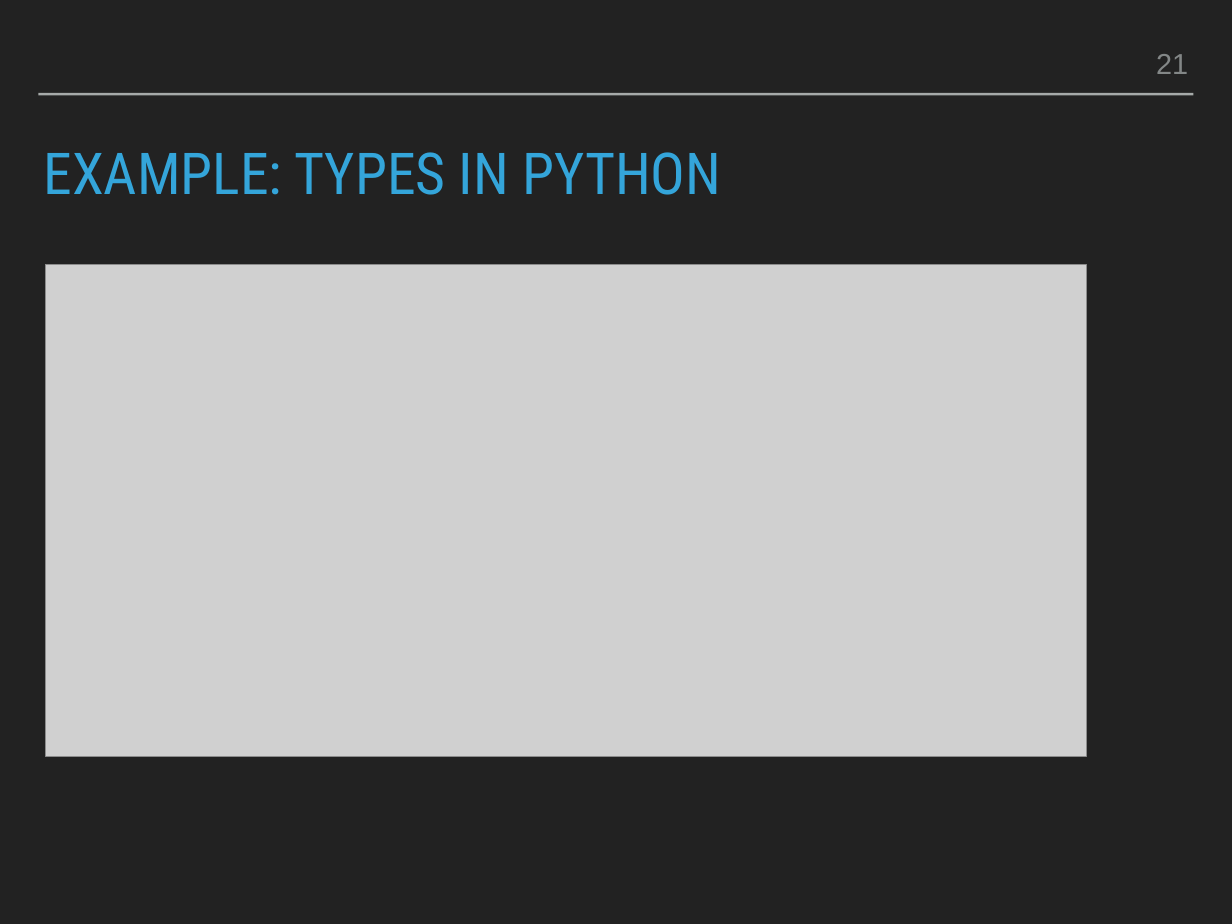
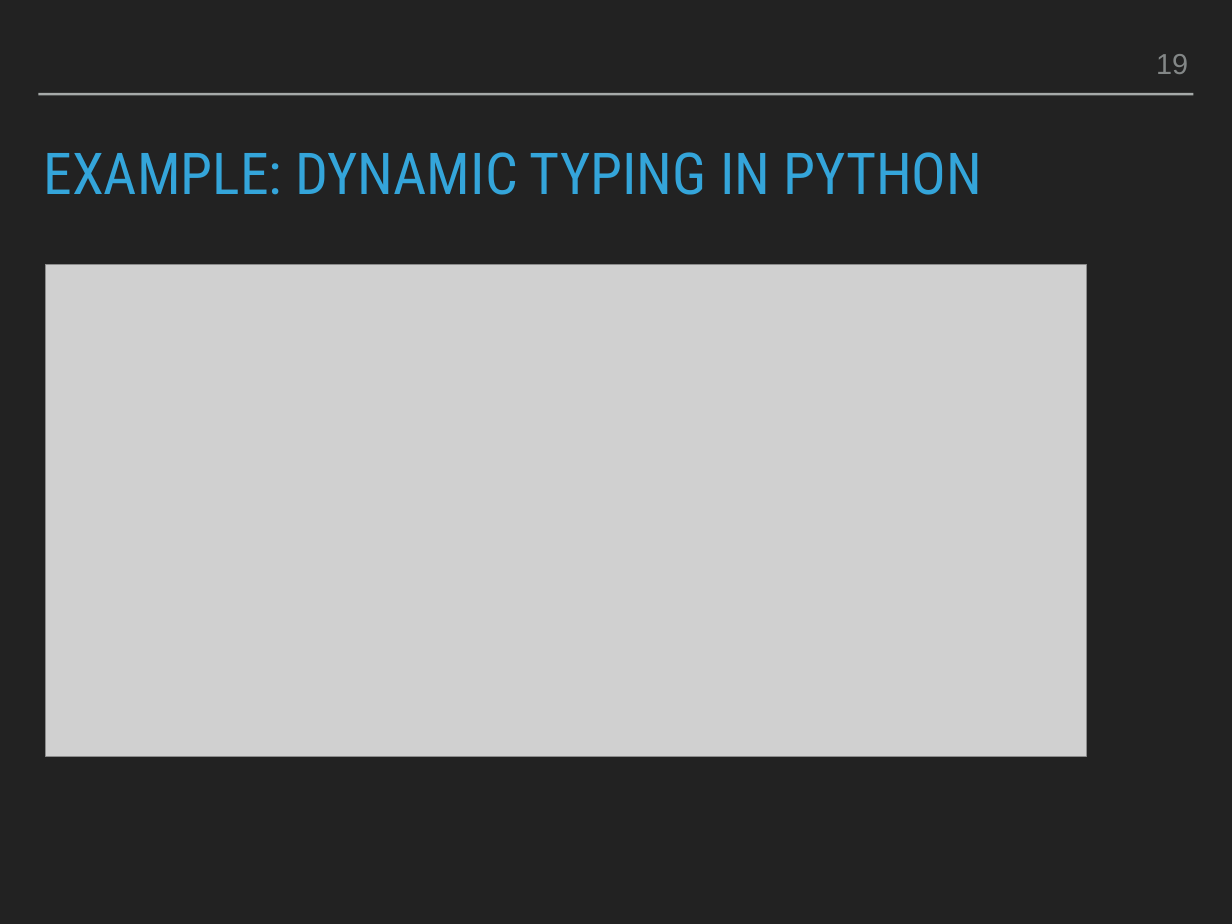
Before and after one commit to smu095/presentations, a slide deck: slide 19 of python101/slides/python101.pptx (slide 21 before the commit). Drawn at 1232x924 pixels with LibreOffice and Linux fonts; fonts in the diff are those of the drawing; grey boxes stand for pictures. Boxes give left, top, right and bottom in pixels: in the first picture for what was removed or moved away, otherwise in the second. Text is boxed around its words. In the diff, an @@ line names an element or a change of style, - is before the commit and + after.

```diff
--- a/python101/slides/python101.pptx
+++ b/python101/slides/python101.pptx
@@ page number at [1156,54,1188,74]: text changed @@
-21
+19
@@ title at [43,152,982,195]: text changed @@
-EXAMPLE: TYPES IN PYTHON
+EXAMPLE: DYNAMIC TYPING IN PYTHON
```
Also in this commit, not shown: 7 other slides changed, 2 slides added, 3 slides removed, 1 other file.
